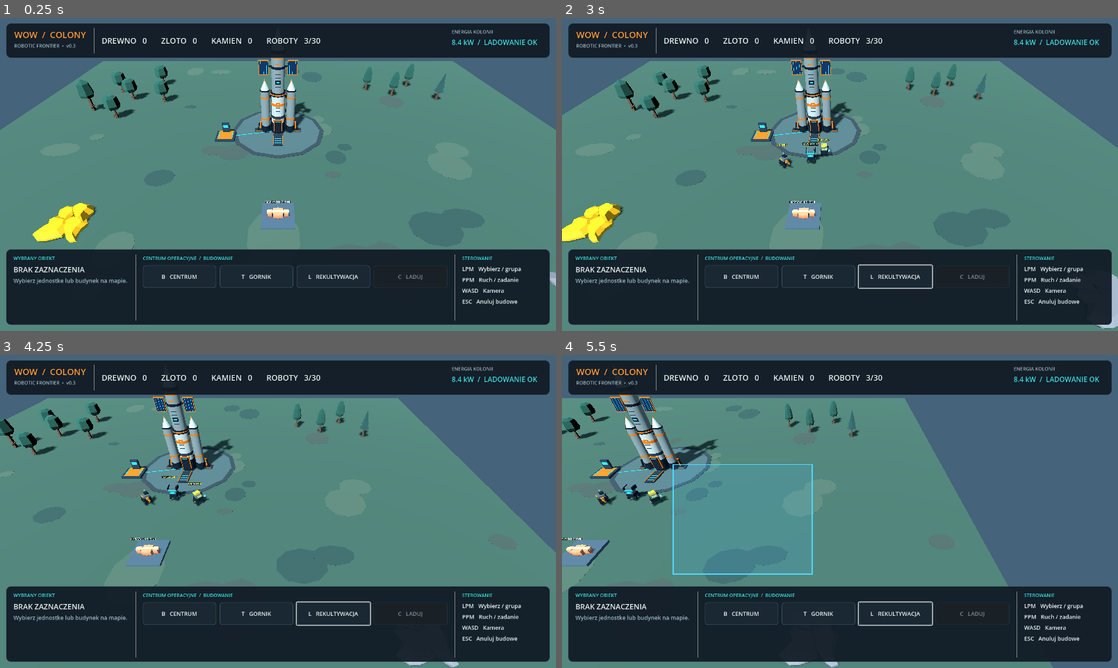
Above: before the commit, frames 1-4 (two rows, left to right).
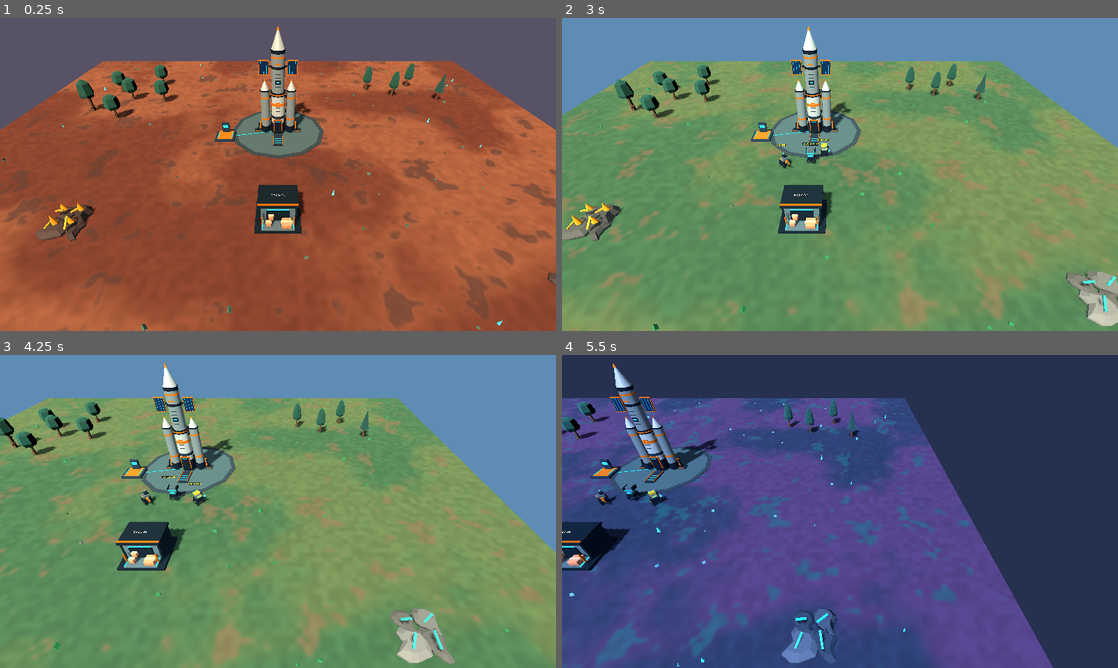
Above: after the commit, the same moments.

Repository: serafin1367/wow
Game: Godot game, scene res://scenes/main.tscn
Same seed, same stepped clock (60 frames per second), same inputs: the game is played once before the commit and once after it.
Inputs (mouse positions are in pixels of both pictures, inside the frame that each line leads up to):
- Up to frame 1 (0.25 s): no input
- Up to frame 2 (3 s): click (739, 277) at 0.5 s, where only the run before the commit has a clickable "B CENTRUM"; click (817, 277) at 1.25 s, where only the run before the commit has a clickable "T GORNIK"; click (895, 277) at 2 s, where only the run before the commit has a clickable "L REKULTYWACJA"; tap Enter at 2.75 s; move the mouse to (962, 158) at 2.77 s; hold D from 2.78 s (still down); tap P at 2.85 s; click (962, 158) at 2.92 s
- Up to frame 3 (4.25 s): release D at 3.5 s; drag from (166, 527) to (250, 574) at 3.52 s
- Up to frame 4 (5.5 s): move the mouse to (895, 442) at 4.27 s; hold D 4.28-5 s; tap B at 4.35 s; tap P at 4.55 s; drag from (812, 574) to (673, 464) at 5.02 s

The runs differ from the first frame. In frame 1, 92% of the frame differs, in the area x 0-100%, y 1-100%; in frame 2, 96%; in frame 3, 96%; in frame 4, 98%, in the area x 0-100%, y 0-100%.
Error after the commit: Invalid access to property or key 'planet_change_requested' on a base object of type 'CanvasLayer (colony_hud.gd)'. (res://scripts/main.gd:451)

Commit message:
feat: Mars Earth Kepler biomes and industrial depot, mineral veins, terrain shader

Diff:
--- a/scripts/main.gd
+++ b/scripts/main.gd
@@ -12,6 +12,9 @@
 const CHARGER_SCRIPT = preload("res://scripts/charging_pad.gd")
 const HUD_SCRIPT = preload("res://scripts/colony_hud.gd")
 const KENNEY_ASSETS = preload("res://scripts/kenney_assets.gd")
+const PLANET_SCRIPT = preload("res://scripts/planet_environment.gd")
+const DEPOT_VISUAL_SCRIPT = preload("res://scripts/depot_model.gd")
+const START_PLANET = "Mars"
 const LANDER_POSITION: Vector3 = Vector3(0.0, 0.0, -12.0)
 const CHARGER_POSITION: Vector3 = Vector3(-9.0, 0.0, -10.0)
 const FORESTER_COST: Dictionary = {"wood": 30, "stone": 10}
@@ -45,6 +48,7 @@
 var hud_elapsed: float = 0.0
 var hud = null
 var selected_structure = null
+var planet_env = null
 
 
 func _ready() -> void:
@@ -53,6 +57,7 @@
 	_create_resources()
 	_create_depot()
 	_create_landing_site()
+	_create_planet_environment()
 	_create_workers()
 	_create_camera()
 	_create_hud()
@@ -101,29 +106,8 @@
 	collision.position.y = -0.1
 	ground.add_child(collision)
 
-	# Niewielka nieregularnosc powierzchni: mineralne plamy widoczne z gory.
-	# Elementy sa plaskie, nie zmieniaja siatki ruchu robotow.
-	var dust_colors: Array[Color] = [
-		Color(0.24, 0.31, 0.29),
-		Color(0.27, 0.37, 0.32),
-		Color(0.18, 0.29, 0.28)
-	]
-	for i in range(36):
-		var angle: float = float(i) * 2.39996
-		var distance: float = 8.0 + float((i * 17) % 40)
-		var place := Vector3(cos(angle) * distance, 0.014, sin(angle) * distance)
-		var patch := MeshInstance3D.new()
-		patch.name = "MineralPatch%d" % i
-		var surface := CylinderMesh.new()
-		surface.top_radius = 1.2 + float(i % 5) * 0.48
-		surface.bottom_radius = surface.top_radius
-		surface.height = 0.015
-		surface.radial_segments = 10
-		patch.mesh = surface
-		patch.position = place
-		patch.scale.z = 0.6 + float(i % 4) * 0.24
-		patch.material_override = _make_material(dust_colors[i % dust_colors.size()])
-		add_child(patch)
+	# Material proceduralny i detale planety tworzy PlanetEnvironment.
+	# Podloze pozostaje poziome, aby zachowac obecna nawigacje A*.
 
 	# Strefa ladowania rakiety, z przemyslowym obramowaniem.
 	var pad := MeshInstance3D.new()
@@ -227,6 +211,9 @@
 	crown_collision.position.y = 3.35
 	tree.add_child(crown_collision)
 
+	if planet_env != null:
+		planet_env.apply_resource_colors([tree])
+
 	if sapling:
 		var growth := create_tween()
 		growth.tween_property(tree, "scale", Vector3.ONE, TREE_GROW_SECONDS)
@@ -265,21 +252,49 @@
 	add_child(deposit)
 	deposit.add_to_group("resource_nodes")
 
+	# Ciemy kamien i fizyczne zyly mineralne zamiast zoltych bryl.
 	var rock_variants: Array[String] = ["rock-largea", "rock-largeb", "rock-largec"]
 	for i in range(4):
-		var rock = KENNEY_ASSETS.model("nature", rock_variants[i % rock_variants.size()], 3.0 + float(i) * 0.25)
+		var offset := Vector3(float(i % 2) * 2.0 - 1.0, 0.0, float(i / 2) * 2.0 - 1.0)
+		var base_rock: Color = Color(0.27, 0.24, 0.24) if deposit.resource_type == "gold" else Color(0.40, 0.42, 0.43)
+		var rock = KENNEY_ASSETS.model("nature", rock_variants[i % rock_variants.size()], 2.8 + float(i) * 0.16)
 		if rock != null:
-			rock.position = Vector3(float(i % 2) * 2.0 - 1.0, 0.0, float(i / 2) * 2.0 - 1.0)
-			KENNEY_ASSETS.tint_meshes(rock, tint)
+			rock.name = "OreRock_%d" % i
+			rock.position = offset
+			KENNEY_ASSETS.tint_meshes(rock, base_rock)
 			deposit.add_child(rock)
 		else:
 			var fallback := MeshInstance3D.new()
+			fallback.name = "OreRock_%d" % i
 			var mesh := SphereMesh.new()
 			mesh.radius = 0.9
 			fallback.mesh = mesh
-			fallback.position = Vector3(float(i % 2) * 2.0 - 1.0, 0.9, float(i / 2) * 2.0 - 1.0)
-			fallback.material_override = _make_material(tint)
+			fallback.position = offset + Vector3(0, 0.9, 0)
+			fallback.material_override = _make_material(base_rock)
 			deposit.add_child(fallback)
+
+		# Blaszczace zyla w skale i krysztaly wystajace z powierzchni.
+		var vein := MeshInstance3D.new()
+		vein.name = "Vein_%d" % i
+		var vein_mesh := BoxMesh.new()
+		vein_mesh.size = Vector3(1.05 + float(i) * 0.17, 0.13, 0.22)
+		vein.mesh = vein_mesh
+		vein.position = offset + Vector3(-0.12, 1.25 + float(i % 2) * 0.16, 0.10)
+		vein.rotation_degrees = Vector3(0.0, float(i * 34), 8.0 + float(i) * 5.0)
+		vein.material_override = _make_material(Color(0.95, 0.65, 0.15) if deposit.resource_type == "gold" else Color(0.33, 0.78, 0.83))
+		deposit.add_child(vein)
+		if deposit.resource_type == "gold":
+			var tip := MeshInstance3D.new()
+			tip.name = "OreCrystal_%d" % i
+			var crystal := CylinderMesh.new()
+			crystal.bottom_radius = 0.38
+			crystal.top_radius = 0.025
+			crystal.height = 0.92 + float(i % 3) * 0.22
+			crystal.radial_segments = 5
+			tip.mesh = crystal
+			tip.position = offset + Vector3(0.26, 1.65, -0.20)
+			tip.material_override = _make_material(Color(0.91, 0.56, 0.12))
+			deposit.add_child(tip)
 
 	var obstacle_collision := CollisionShape3D.new()
 	var obstacle_shape := BoxShape3D.new()
@@ -306,38 +321,8 @@
 	depot.add_child(storage_collision)
 	navigation.block_circle(Vector2(DEPOT_POSITION.x, DEPOT_POSITION.z), DEPOT_BLOCK_RADIUS)
 
-	var platform := MeshInstance3D.new()
-	platform.name = "StoragePlatform"
-	var platform_mesh := BoxMesh.new()
-	platform_mesh.size = Vector3(4.0, 0.35, 4.0)
-	platform.mesh = platform_mesh
-	platform.position.y = 0.18
-	platform.material_override = _make_material(Color(0.26, 0.35, 0.41))
-	depot.add_child(platform)
-
-	for i in range(3):
-		var crate_name := "box-large" if i == 1 else "box-small"
-		var crate = KENNEY_ASSETS.model("factory", crate_name, 1.25)
-		if crate != null:
-			crate.position = Vector3(float(i) - 1.0, 0.35, 0.0)
-			depot.add_child(crate)
-		else:
-			var fallback := MeshInstance3D.new()
-			var box := BoxMesh.new()
-			box.size = Vector3(0.9, 1.0, 0.9)
-			fallback.mesh = box
-			fallback.position = Vector3(float(i) - 1.0, 0.85, 0.0)
-			fallback.material_override = _make_material(Color(0.45, 0.57, 0.61))
-			depot.add_child(fallback)
-
-	var depot_name := Label3D.new()
-	depot_name.text = "MAGAZYN KOLONII"
-	depot_name.position.y = 2.6
-	depot_name.font_size = 40
-	depot_name.pixel_size = 0.008
-	depot_name.billboard = BaseMaterial3D.BILLBOARD_ENABLED
-	depot.add_child(depot_name)
-
+	var warehouse = DEPOT_VISUAL_SCRIPT.new()
+	depot.add_child(warehouse)
 
 func _create_landing_site() -> void:
 	# Rakieta jest juz po ladowaniu. Zostanie pozniej zastapiona animacja lotu.
@@ -362,6 +347,28 @@
 	cable.rotation.y = -atan2(CHARGER_POSITION.z - LANDER_POSITION.z, CHARGER_POSITION.x - LANDER_POSITION.x)
 	cable.material_override = _make_material(Color(0.09, 0.78, 0.85))
 	add_child(cable)
+
+
+func _create_planet_environment() -> void:
+	planet_env = PLANET_SCRIPT.new()
+	add_child(planet_env)
+	planet_env.initialize(
+		get_node("Ground/Grass") as MeshInstance3D,
+		get_node("WorldEnvironment") as WorldEnvironment,
+		get_node("Sun") as DirectionalLight3D,
+		START_PLANET
+	)
+	planet_env.apply_resource_colors(get_tree().get_nodes_in_group("resource_nodes"))
+
+
+func _cycle_planet() -> void:
+	if planet_env == null:
+		return
+	var planet_name: String = planet_env.next_planet()
+	planet_env.apply_resource_colors(get_tree().get_nodes_in_group("resource_nodes"))
+	if hud != null:
+		hud.set_planet(planet_name)
+	_set_status("Podglad biomu: %s. To zmiana wygladu mapy, bez teleportacji." % planet_name)
 
 
 func _on_resource_depleted(resource, clearance_radius: float) -> void:
@@ -441,6 +448,7 @@
 	hud.build_forester_requested.connect(_toggle_forester_mode)
 	hud.train_robot_requested.connect(_train_worker)
 	hud.charge_requested.connect(_charge_selected)
+	hud.planet_change_requested.connect(_cycle_planet)
 	add_child(hud)
 
 	selection_box = SELECTION_BOX_SCRIPT.new()
@@ -450,6 +458,7 @@
 	_set_status("Trzy roboty opuscily rakiete. Zacznij od wydobycia i naprawy paneli.")
 	_update_action_buttons()
 	_update_resource_hud()
+	hud.set_planet(START_PLANET)
 	_update_colony_hud()
 
 
@@ -509,6 +518,9 @@
 		if event.keycode == KEY_C:
 			_charge_selected()
 			return
+		if event.keycode == KEY_P:
+			_cycle_planet()
+			return
 		if event.keycode == KEY_ESCAPE and (build_mode or forester_build_mode):
 			build_mode = false
 			forester_build_mode = false
